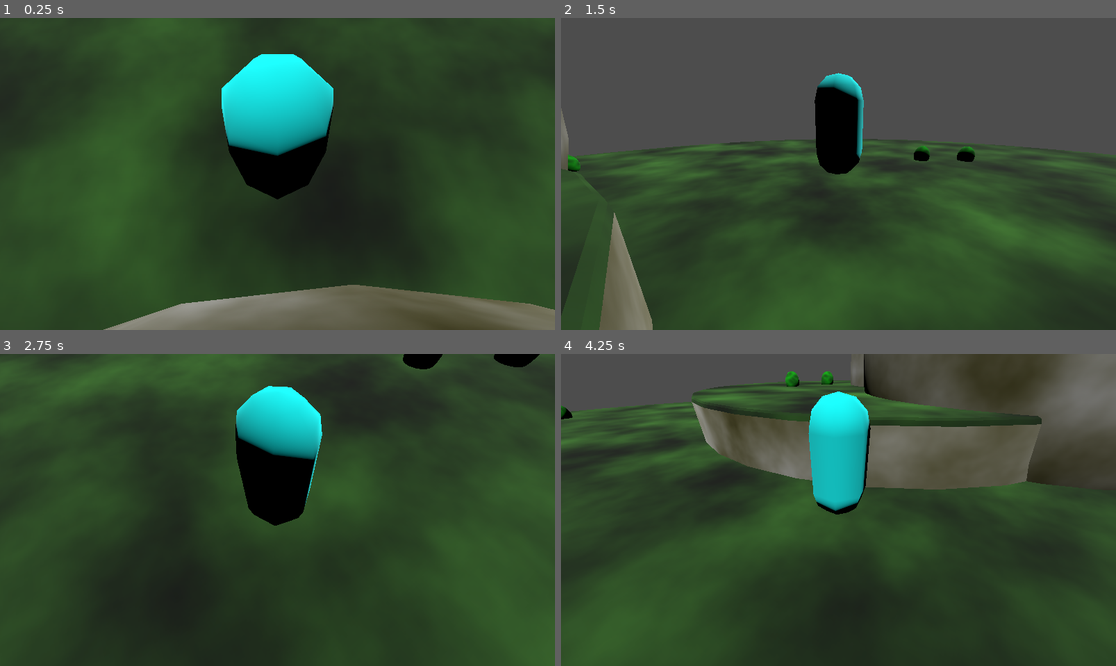
Above: before the commit, frames 1-4 (two rows, left to right).
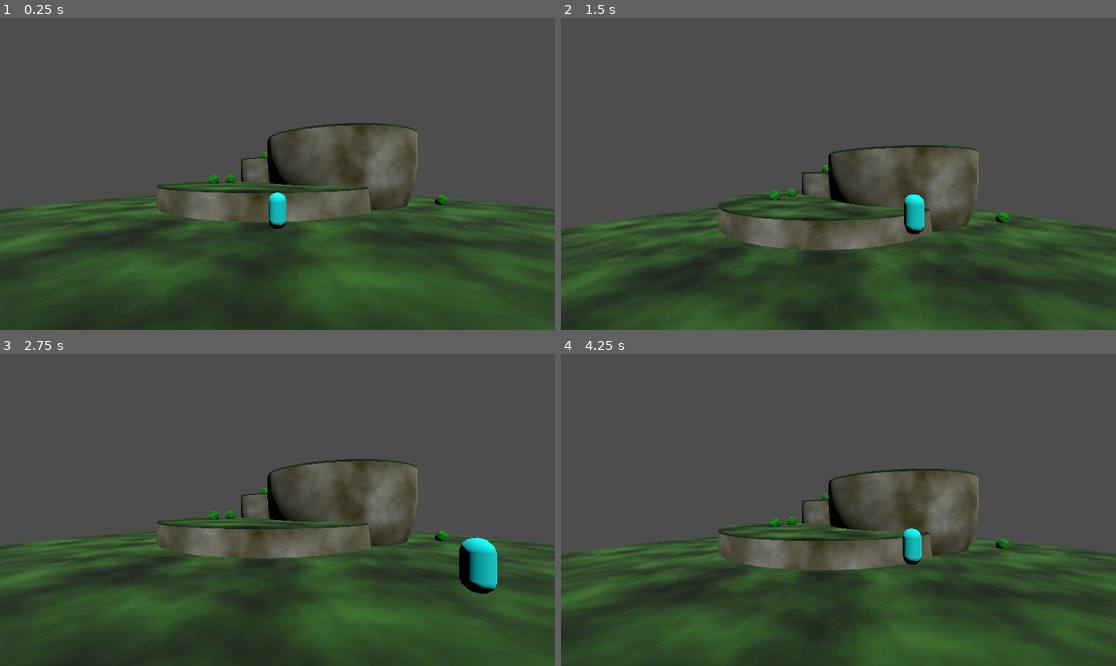
Above: after the commit, the same moments.

Repository: KaletheQuick/adventure-mode-godot
Game: Godot game, scene res://scenes/level_test.tscn
The game is run twice, just before and just after one commit, with the same random seed, the same clock (stepped at 60 frames per second) and the same inputs.
Inputs (mouse positions are in pixels of both pictures, inside the frame that each line leads up to):
- Up to frame 1 (0.25 s): no input
- Up to frame 2 (1.5 s): tap Enter (ui_accept) at 0.5, 0.77 s; move the mouse to (960, 158) at 0.52 s; hold Right (ui_right) 0.53-1.28 s; move the mouse to (727, 189) at 1.27 s; hold Down (ui_down) from 1.28 s (still down)
- Up to frame 3 (2.75 s): tap Enter (ui_accept) at 1.52 s; move the mouse to (333, 441) at 2.02 s; release Down (ui_down) at 2.03 s; hold Right (ui_right) from 2.03 s (still down)
- Up to frame 4 (4.25 s): move the mouse to (810, 572) at 2.77 s; release Right (ui_right) at 2.78 s; hold Up (ui_up) 2.78-3.53 s; tap Enter (ui_accept) at 3.02, 3.77 s; move the mouse to (1005, 556) at 3.52 s; hold Left (ui_left) from 3.53 s (still down)

The runs differ from the first frame. In frame 1, 75% of the frame differs, in the area x 0-100%, y 0-100%; in frame 2, 35%; in frame 3, 70%; in frame 4, 55%.

Commit message:
camera rotate (not working)
If you move your mouse fast enough it seems to work well but it always snaps back into position. I assume this is look_at()'s doing but not sure.

Diff:
--- a/scripts/camera_control.gd
+++ b/scripts/camera_control.gd
@@ -3,18 +3,62 @@
 @export var target_current : Node3D
 @export var distance = 5.0
 var distance_to_target: float
+@export var zoom_min : float
+@export var zoom_max : float
+@export var zoom_target = 1
+@export var zoom_speed = 0.4
+@export var cam_sens = 0.05
+
+var prev_mouse_pos = Vector2.ZERO
+var radius = 4.0
+var target_curr = Vector3.ZERO
+var new_position = Vector3.ZERO
+
 # Called when the node enters the scene tree for the first time.
 func _ready():
-	pass # Replace with function body.
+	Input.set_mouse_mode(Input.MOUSE_MODE_CAPTURED)
+	prev_mouse_pos = get_viewport().get_mouse_position()
+	#pass # Replace with function body.
 
 
 # Called every frame. 'delta' is the elapsed time since the previous frame.
 func _process(delta):
 	if is_instance_valid(target_current):
-		look_at(target_current.global_position)
+		var target_position = target_current.global_transform.origin
+		var zoom_square = zoom_target ^ 2
+		target_position.y += 3
+		#var distance_to_target = target_current.global_transform.origin.distance_to(global_transform.origin)
+		var distance_difference = zoom_square - target_position.y
 
-		var target_position = target_current.global_transform.origin
-		var distance_to_target = target_current.global_transform.origin.distance_to(global_transform.origin)
-		if distance_to_target > 8.0:
-			global_transform.origin = target_current.global_transform.origin - target_current.global_transform.basis.z
-			global_transform.origin.y = 3.0
+		if Input.is_action_just_pressed("zoom"):
+			zoom_target += -15
+			global_transform.origin += -global_basis.z * distance_difference * zoom_speed * delta
+
+		var delta_sens = cam_sens * delta
+		var curr_mouse_pos = get_viewport().get_mouse_position()
+		var mouse_motion = curr_mouse_pos - prev_mouse_pos
+		if mouse_motion.length() > 0 :
+			print("mouse moved")
+			target_curr = target_current.global_position
+			var angle = mouse_motion.x * cam_sens
+			var x = sin(angle) * radius
+			var z = cos(angle) * radius
+			new_position = Vector3(x,3,z) + target_curr
+			global_transform.origin = new_position
+			look_at_from_position(global_position,target_current.global_position,Vector3.UP)
+			var new_pos_v2 = Vector2(new_position.x,new_position.y)
+			prev_mouse_pos = new_pos_v2
+		if Input.is_action_just_pressed("upanalog"):
+			pass
+		if Input.is_action_just_pressed("downanalog"):
+			pass
+		if Input.is_action_just_pressed("leftanalog"):
+			pass
+		if Input.is_action_just_pressed("rightanalog"):
+			pass
+
+
+		if distance_to_target > 12.0 or distance_to_target < 4.0 :
+		#	pass
+			#global_transform.origin = target_position - target_current.global_transform.basis.z
+			global_transform.origin.y = target_position.y
